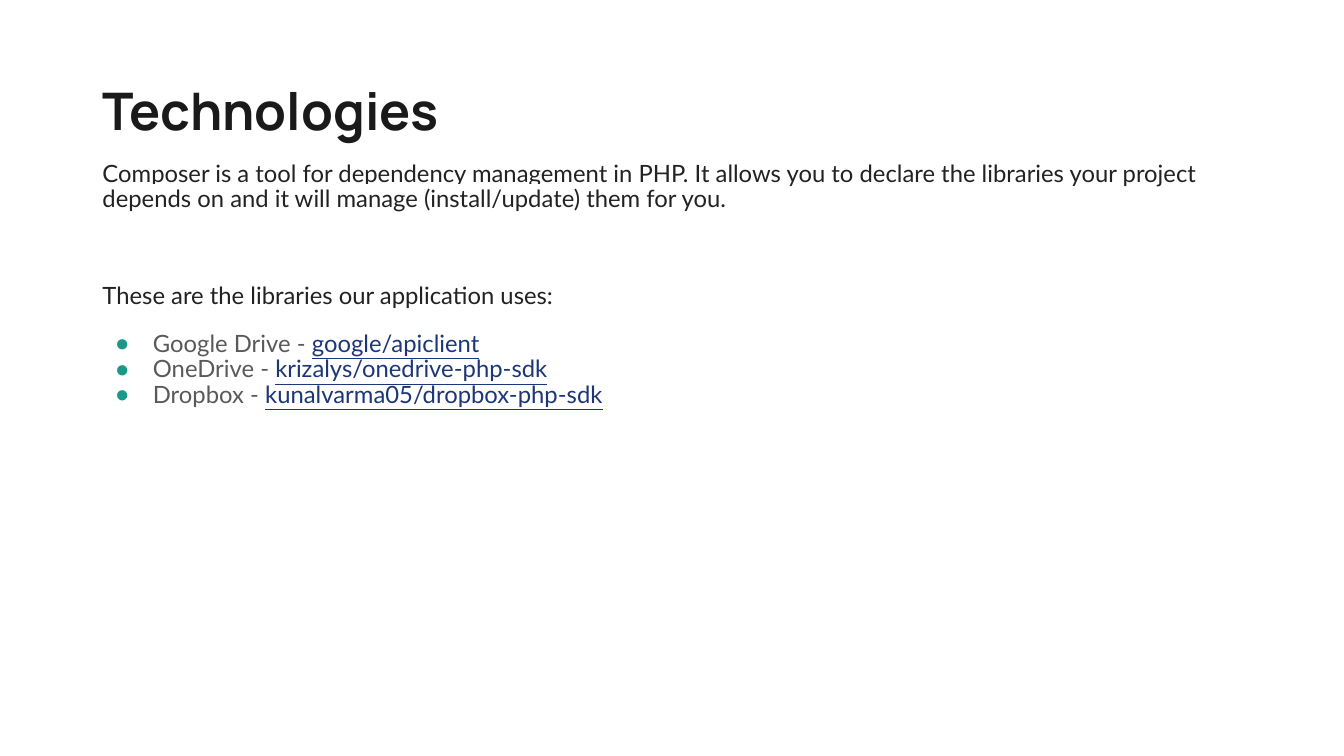
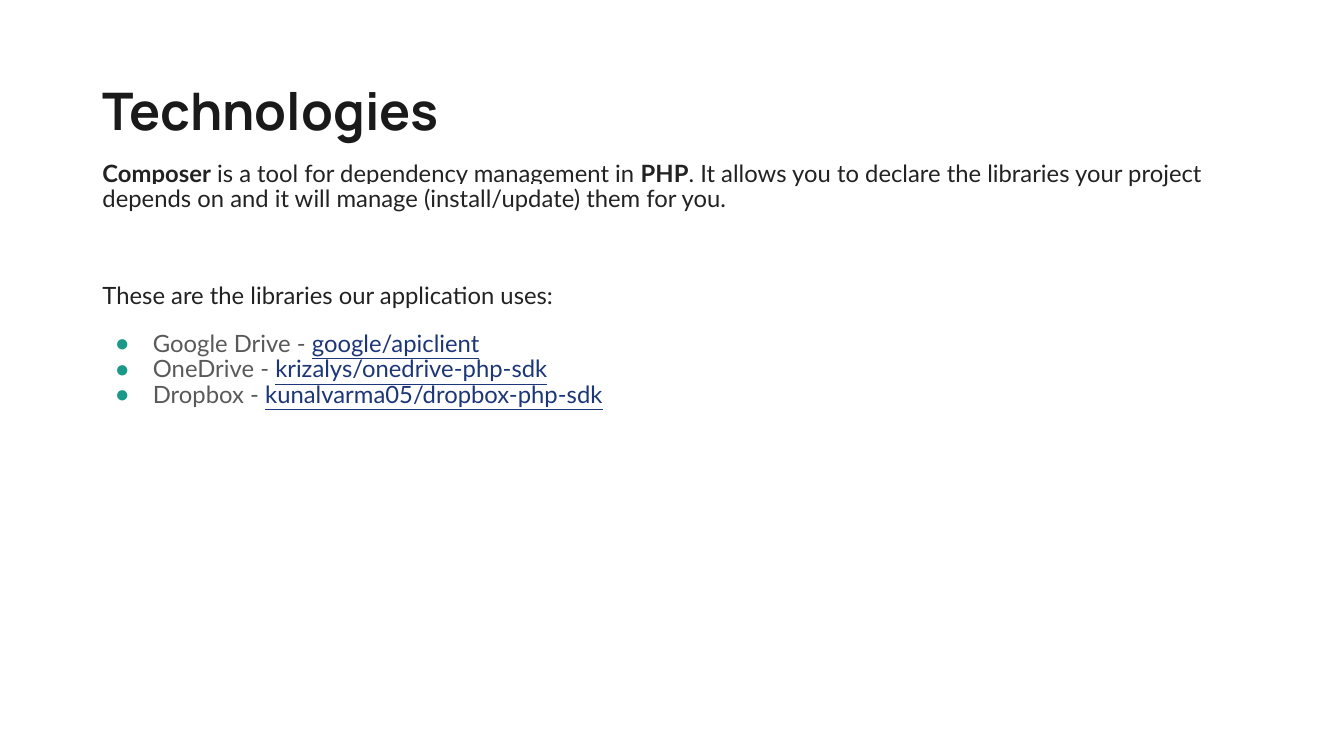
Before and after one commit to GRGalinger/Senior-Design, a slide deck: slide 14 of Files/SlideDeck/PresentationSlideDeck.pptx. Drawn at 1344x756 pixels with LibreOffice and Linux fonts; fonts in the diff are those of the drawing. Boxes give left, top, right and bottom in pixels: in the first picture for what was removed or moved away, otherwise in the second. Text is boxed around its words. In the diff, an @@ line names an element or a change of style, - is before the commit and + after.

```diff
--- a/Files/SlideDeck/PresentationSlideDeck.pptx
+++ b/Files/SlideDeck/PresentationSlideDeck.pptx
@@ text at bbox=[102, 164, 1201, 212]: bold on in "Composer PHP." @@
```
Also in this commit, not shown: 15 other slides changed.
